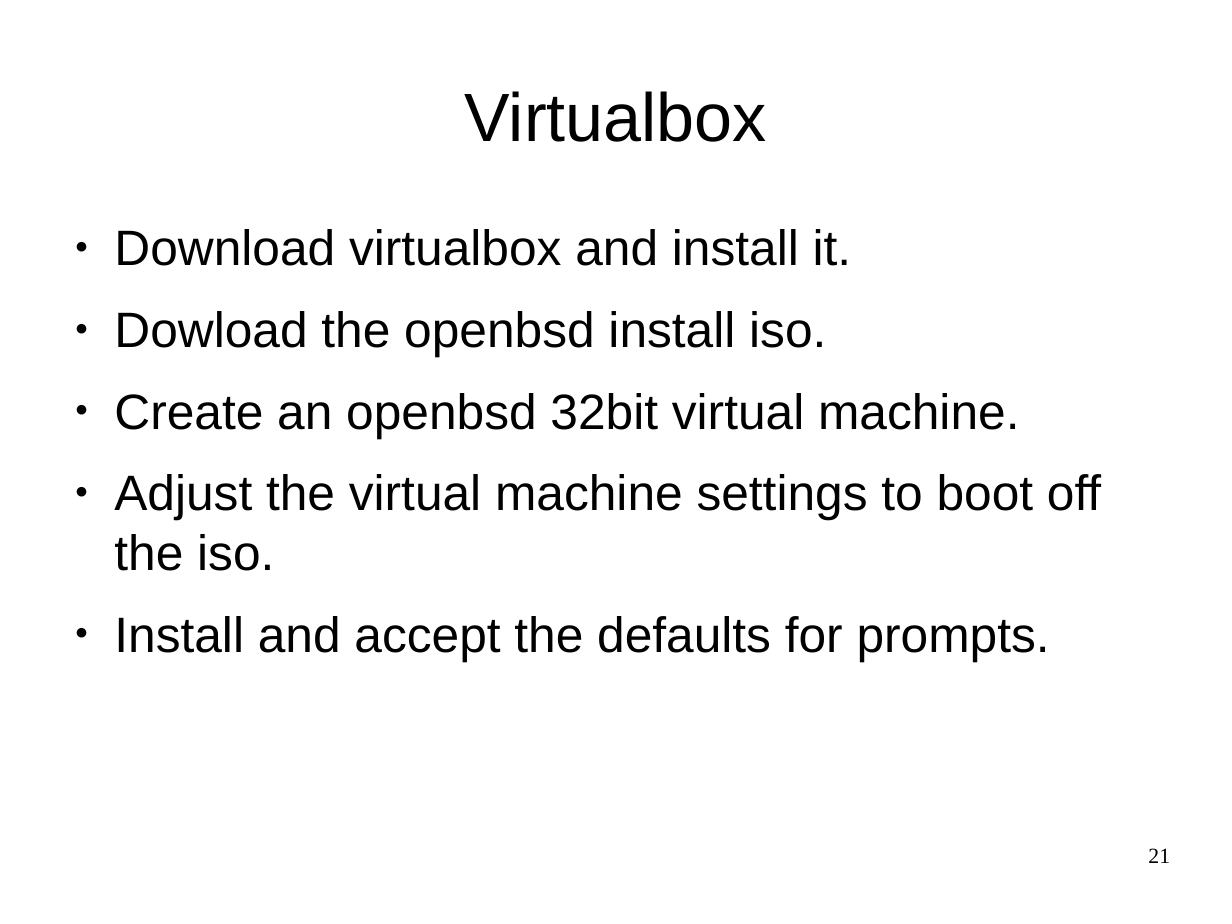
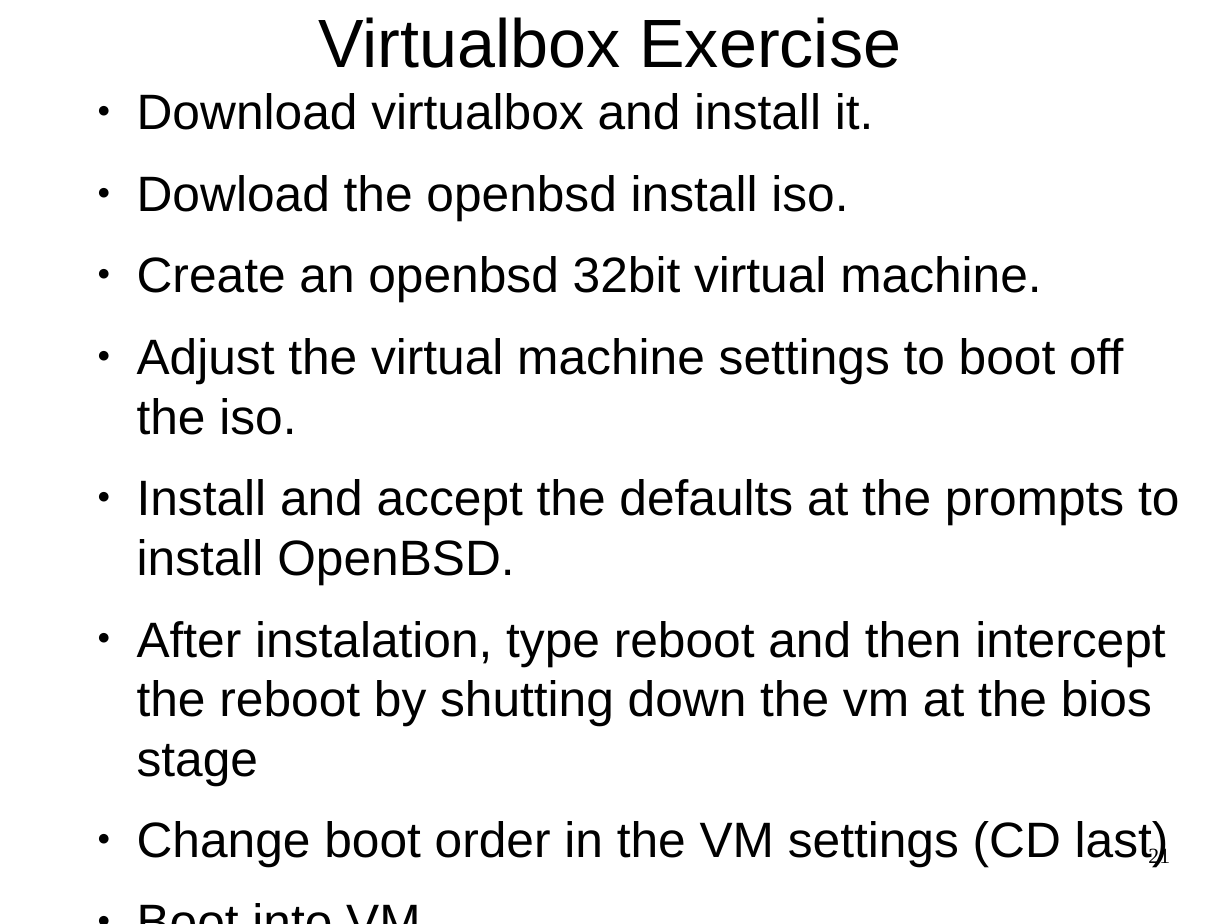
Before and after one commit to afnog/sse, a slide deck: slide 21 of virtualisation/docs/sse-virtualization-overview-2014.odp. Drawn at 1232x924 pixels with LibreOffice and Linux fonts; fonts in the diff are those of the drawing. Boxes give left, top, right and bottom in pixels: in the first picture for what was removed or moved away, otherwise in the second. Text is boxed around its words. In the diff, an @@ line names an element or a change of style, - is before the commit and + after.

```diff
--- a/virtualisation/docs/sse-virtualization-overview-2014.odp
+++ b/virtualisation/docs/sse-virtualization-overview-2014.odp
@@ title at [318, 17, 901, 68]: text changed @@
-Virtualbox
+Virtualbox Exercise
@@ text "Download virtualbox and install it.": place and size @@
-text "Download virtualbox and install it." at [114, 229, 1101, 661]
+text "Download virtualbox and install it." at [137, 93, 1179, 867]
@@ text at [137, 479, 1179, 867]: text changed @@
-● Install and accept the defaults for prompts.
+● Install and accept the defaults at the prompts to install OpenBSD.
+● After instalation, type reboot and then intercept the reboot by shutting down the vm at the bios stage
+● Change boot order in the VM settings (CD last)
+● Boot into VM
```
Also in this commit, not shown: 14 other slides changed, 1 other file.
